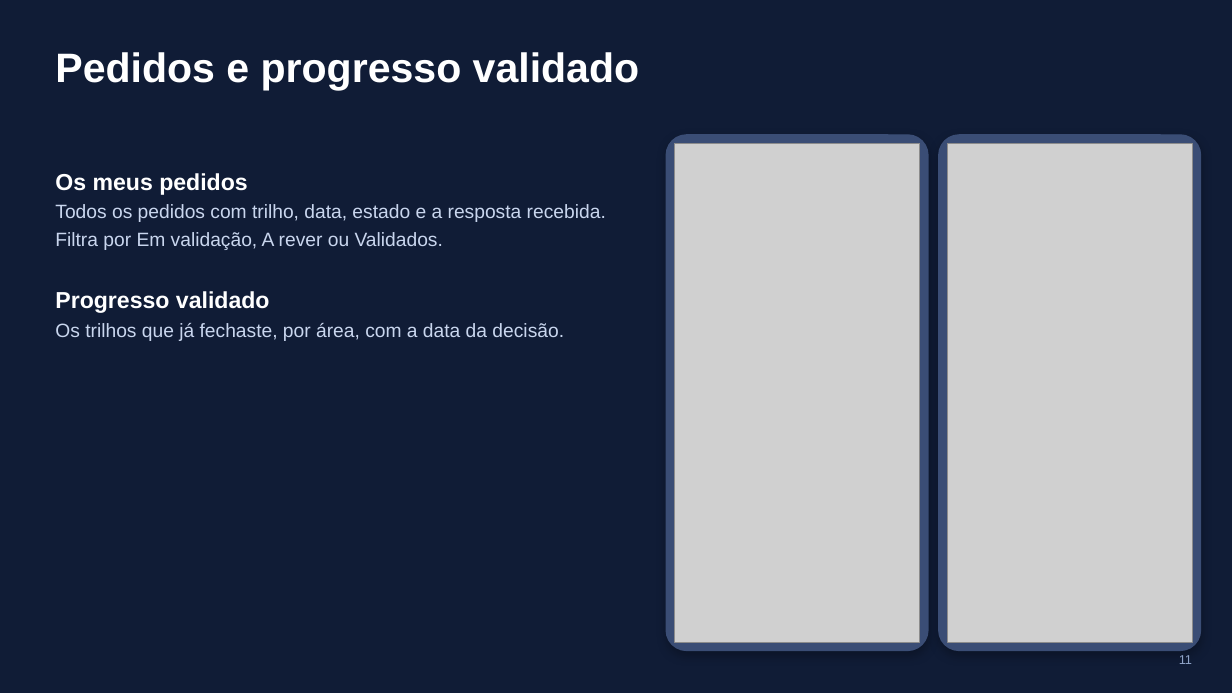
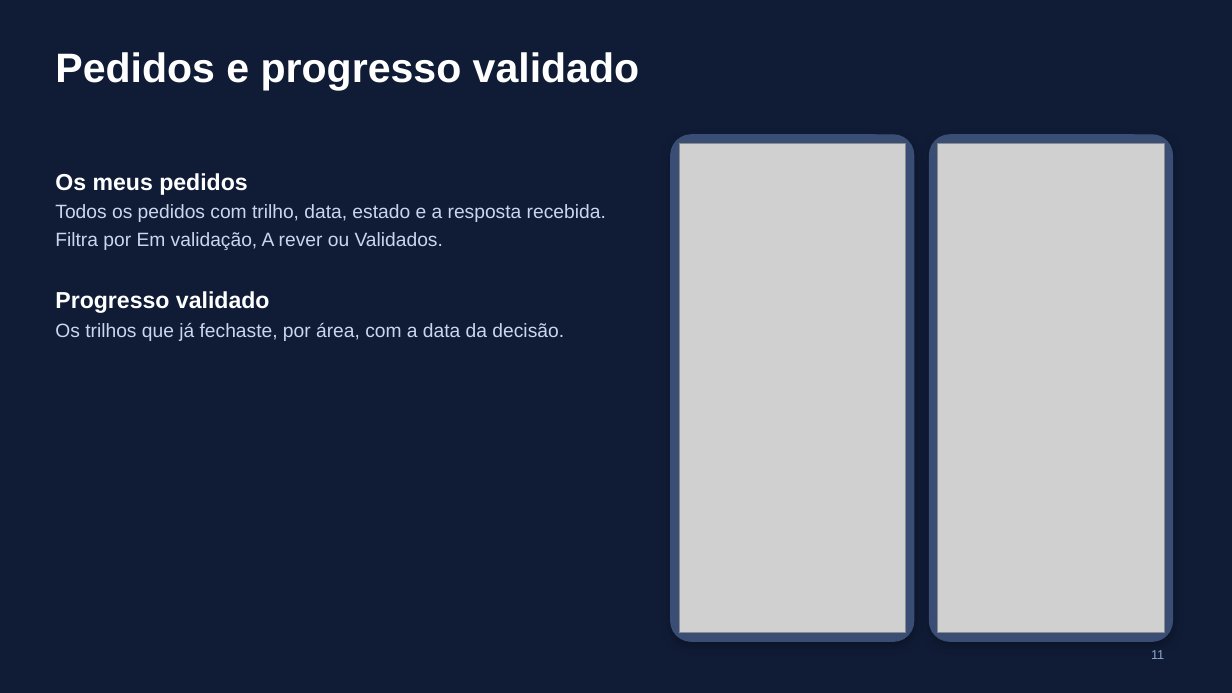
Before and after one commit to jacorreia200218-star/Sistema-Progresso, a slide deck: slide 11 of docs/apresentacao/Pioneiros-app-apresentacao.pptx. Drawn at 1232x693 pixels with LibreOffice and Linux fonts; fonts in the diff are those of the drawing; grey boxes stand for pictures. Boxes give left, top, right and bottom in pixels: in the first picture for what was removed or moved away, otherwise in the second. Text is boxed around its words. In the diff, an @@ line names an element or a change of style, - is before the commit and + after.

```diff
--- a/docs/apresentacao/Pioneiros-app-apresentacao.pptx
+++ b/docs/apresentacao/Pioneiros-app-apresentacao.pptx
@@ rounded rectangle: place and size @@
-rounded rectangle at bbox=[666, 135, 928, 651]
+rounded rectangle at bbox=[671, 135, 914, 641]
@@ rounded rectangle at bbox=[671, 135, 914, 641]: proportions changed @@
@@ picture: place and size @@
-picture at bbox=[675, 143, 920, 642]
+picture at bbox=[679, 143, 906, 633]
@@ rounded rectangle at bbox=[930, 135, 1173, 641]: proportions changed @@
@@ rounded rectangle: place and size @@
-rounded rectangle at bbox=[939, 135, 1201, 651]
+rounded rectangle at bbox=[930, 135, 1173, 641]
@@ picture: place and size @@
-picture at bbox=[947, 143, 1192, 642]
+picture at bbox=[938, 143, 1165, 633]
@@ page number: place and size @@
-page number at bbox=[1179, 655, 1192, 664]
+page number at bbox=[1151, 650, 1164, 659]
```
Also in this commit, not shown: 16 other slides changed, 3 other files.
